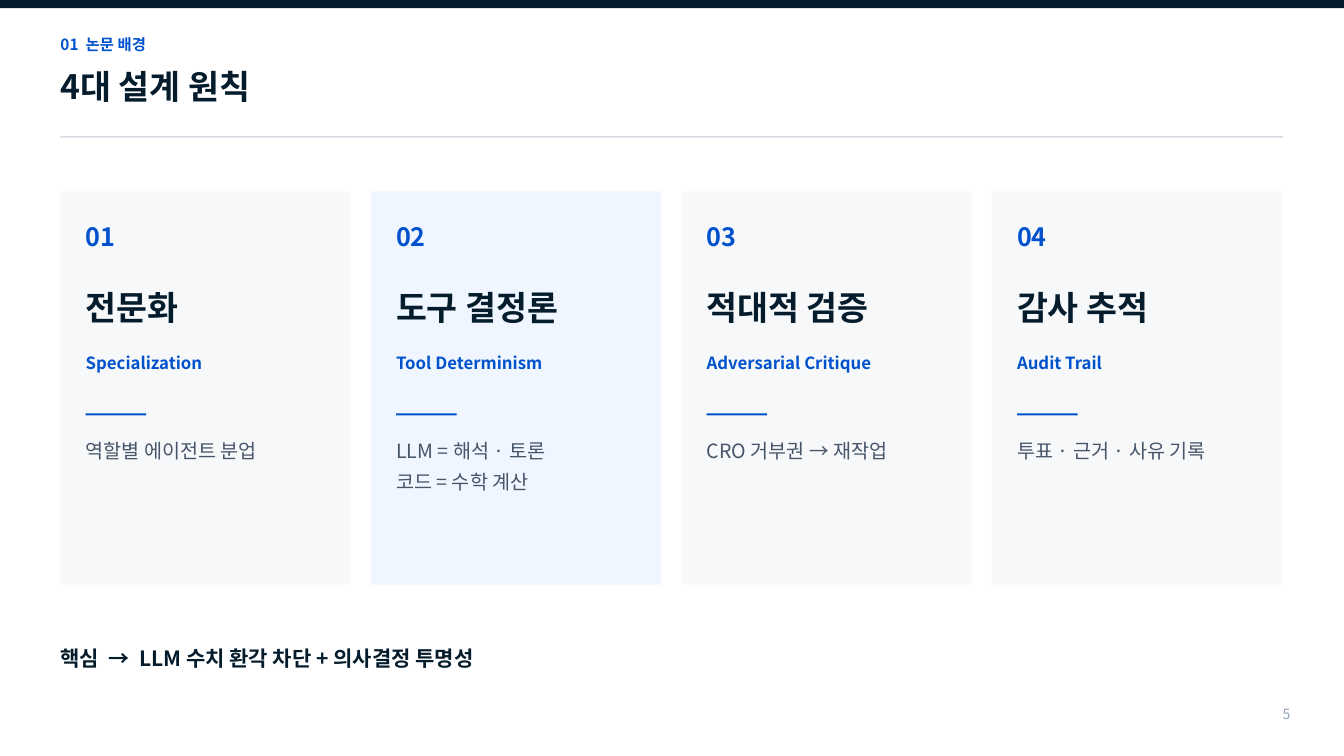
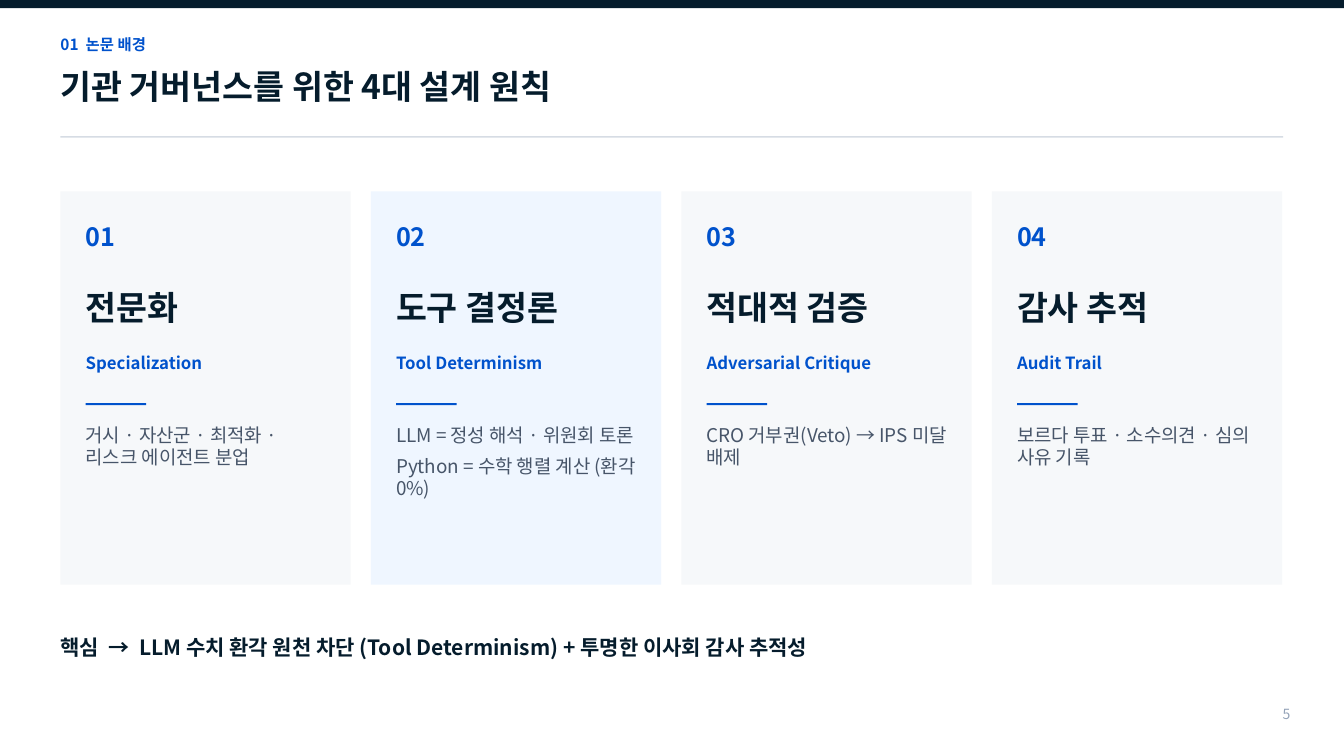
Before and after one commit to Placer-BAE/self-driving-portfolio, a slide deck: slide 5 of The_Self_Driving_Portfolio_중간발표_간결본.pptx. Drawn at 1344x756 pixels with LibreOffice and Linux fonts; fonts in the diff are those of the drawing. Boxes give left, top, right and bottom in pixels: in the first picture for what was removed or moved away, otherwise in the second. Text is boxed around its words. In the diff, an @@ line names an element or a change of style, - is before the commit and + after.

```diff
--- a/The_Self_Driving_Portfolio_중간발표_간결본.pptx
+++ b/The_Self_Driving_Portfolio_중간발표_간결본.pptx
@@ text at (x1=60, y1=70, x2=551, y2=102): text changed @@
-4대 설계 원칙
+기관 거버넌스를 위한 4대 설계 원칙
@@ 4 rectangles moved together from (x1=86, y1=413, x2=1078, y2=415) to (x1=86, y1=403, x2=1078, y2=405) @@
@@ text at (x1=86, y1=426, x2=262, y2=466): text changed; size 14 to 13.5 pt @@
-역할별 에이전트 분업
+거시 · 자산군 · 최적화 · 리스크 에이전트 분업
@@ text at (x1=396, y1=426, x2=636, y2=499): text changed; size 14 to 13.5 pt @@
-LLM = 해석 · 토론
-코드 = 수학 계산
+LLM = 정성 해석 · 위원회 토론
+Python = 수학 행렬 계산 (환각 0%)
@@ text at (x1=707, y1=426, x2=947, y2=466): text changed; size 14 to 13.5 pt @@
-CRO 거부권 → 재작업
+CRO 거부권(Veto) → IPS 미달 배제
@@ text at (x1=1017, y1=426, x2=1250, y2=466): text changed; size 14 to 13.5 pt @@
-투표 · 근거 · 사유 기록
+보르다 투표 · 소수의견 · 심의 사유 기록
@@ text at (x1=60, y1=637, x2=807, y2=659): text changed @@
-핵심 → LLM 수치 환각 차단 + 의사결정 투명성
+핵심 → LLM 수치 환각 원천 차단 (Tool Determinism) + 투명한 이사회 감사 추적성
```
Also in this commit, not shown: 6 other slides changed, 7 slides added, 5 slides removed, 3 other files.
